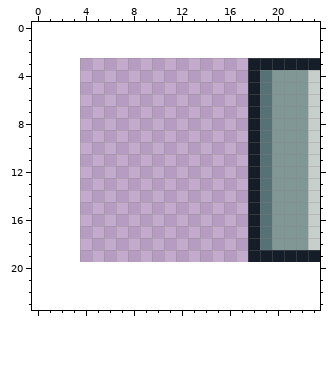
Two versions of one pixel-art file, simple_ground_39.aseprite. That is the earlier state.
20x17 pixels, 1 frame. The old version is drawn lined up with the new one, on the new canvas.
And afterwards:
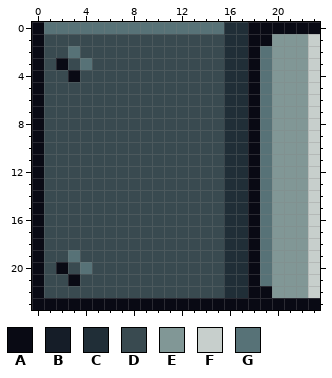
Palette (. is transparent): A #090a14  B #151d28  C #202e37  D #394a50  E #819796  F #c7cfcc  G #577277
Diff:
canvas 20x17 -> 24x24, the old top-left corner now at 4,3
@@ x 0..23 @@
- 0 ........................
- 1 ........................
- 2 ........................
- 3 ..................BBBBBB
- 4 ..................BGEEEF
- 5 ..................BGEEEF
- 6 ..................BGEEEF
- 7 ..................BGEEEF
- 8 ..................BGEEEF
- 9 ..................BGEEEF
-10 ..................BGEEEF
-11 ..................BGEEEF
-12 ..................BGEEEF
-13 ..................BGEEEF
-14 ..................BGEEEF
-15 ..................BGEEEF
-16 ..................BGEEEF
-17 ..................BGEEEF
-18 ..................BGEEEF
-19 ..................BBBBBB
-20 ........................
-21 ........................
-22 ........................
-23 ........................
+ 0 AGGGGGGGGGGGGGGGCCAAAAAA
+ 1 ADDDDDDDDDDDDDDDCCAAEEEF
+ 2 ADDGDDDDDDDDDDDDCCAGEEEF
+ 3 ADADGDDDDDDDDDDDCCAGEEEF
+ 4 ADDADDDDDDDDDDDDCCAGEEEF
+ 5 ADDDDDDDDDDDDDDDCCAGEEEF
+ 6 ADDDDDDDDDDDDDDDCCAGEEEF
+ 7 ADDDDDDDDDDDDDDDCCAGEEEF
+ 8 ADDDDDDDDDDDDDDDCCAGEEEF
+ 9 ADDDDDDDDDDDDDDDCCAGEEEF
+10 ADDDDDDDDDDDDDDDCCAGEEEF
+11 ADDDDDDDDDDDDDDDCCAGEEEF
+12 ADDDDDDDDDDDDDDDCCAGEEEF
+13 ADDDDDDDDDDDDDDDCCAGEEEF
+14 ADDDDDDDDDDDDDDDCCAGEEEF
+15 ADDDDDDDDDDDDDDDCCAGEEEF
+16 ADDDDDDDDDDDDDDDCCAGEEEF
+17 ADDDDDDDDDDDDDDDCCAGEEEF
+18 ADDDDDDDDDDDDDDDCCAGEEEF
+19 ADDGDDDDDDDDDDDDCCAGEEEF
+20 ADADGDDDDDDDDDDDCCAGEEEF
+21 ADDADDDDDDDDDDDDCCAGEEEF
+22 ADDDDDDDDDDDDDDDCCAAEEEF
+23 AAAAAAAAAAAAAAAAAAAAAAAA
Where, in picture pixels (left, top, right, bottom), the same in both pictures:
changed: (32, 22, 320, 310)
